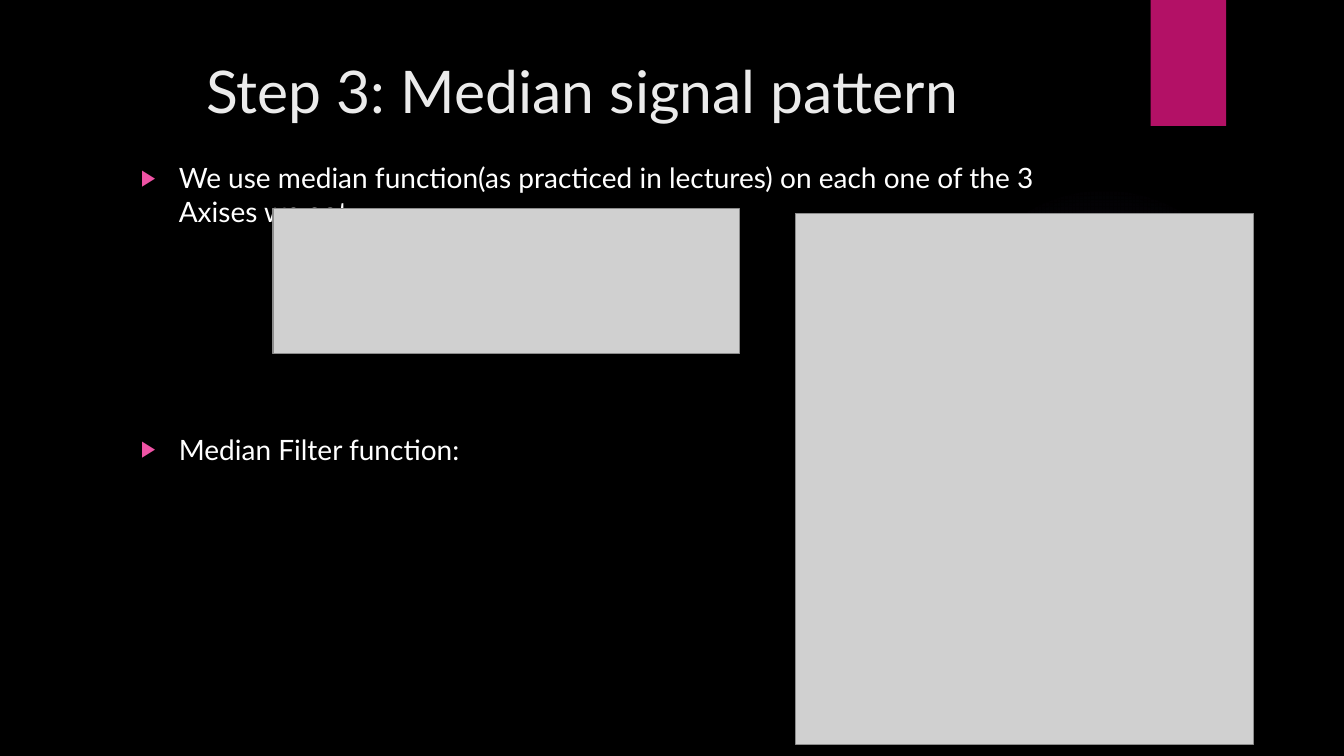
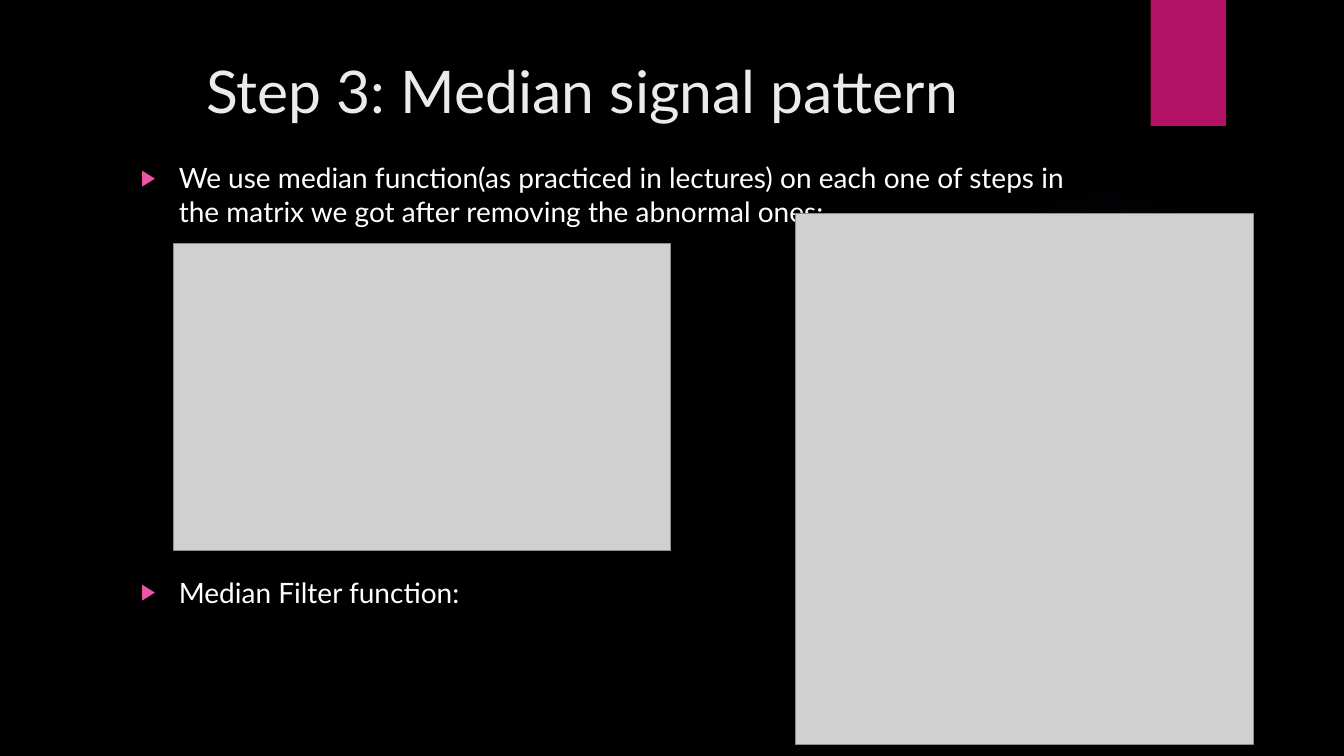
Before and after one commit to Omri110/Gyroscope-step-modeling--Matlab, a slide deck: slide 12 of Project_Presentation.pptx (slide 9 before the commit). Drawn at 1344x756 pixels with LibreOffice and Linux fonts; fonts in the diff are those of the drawing; grey boxes stand for pictures; background and template pictures are left out. Boxes give left, top, right and bottom in pixels: in the first picture for what was removed or moved away, otherwise in the second. Text is boxed around its words. In the diff, an @@ line names an element or a change of style, - is before the commit and + after.

Commit message:
project about IMU Data steps analyzing
project about IMU Data steps analyzing

```diff
--- a/Project_Presentation.pptx
+++ b/Project_Presentation.pptx
@@ text at <box>179,166,1063,228</box>: text changed @@
-▶ We use median function(as practiced in lectures) on each one of the 3 Axises we got:
+▶ We use median function(as practiced in lectures) on each one of steps in the matrix we got after removing the abnormal ones:
@@ picture removed at <box>273,209,740,354</box> @@
@@ picture added at <box>173,244,670,552</box> @@
```
Also in this commit, not shown: 3 other slides changed, 6 slides added, 3 slides removed, 25 other files.
